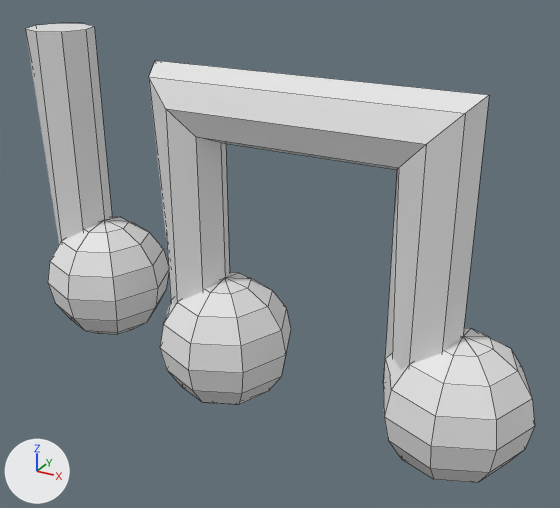
One commit to the FBX model Assets/External Assets/PickupModels/DoubleEighthNote_QuarterNote.fbx: the scene before it, then after it.
Both versions are drawn from a 50 mm camera at (0.865, -1.698, 0.962) aimed at (-0.104, 0.064, 0.081). The lights are fixed; the arrows at lower left show +X, +Y and +Z. Mesh edges are drawn as thin lines. Where no turn or scale is listed for an object, it has been applied to the vertices.
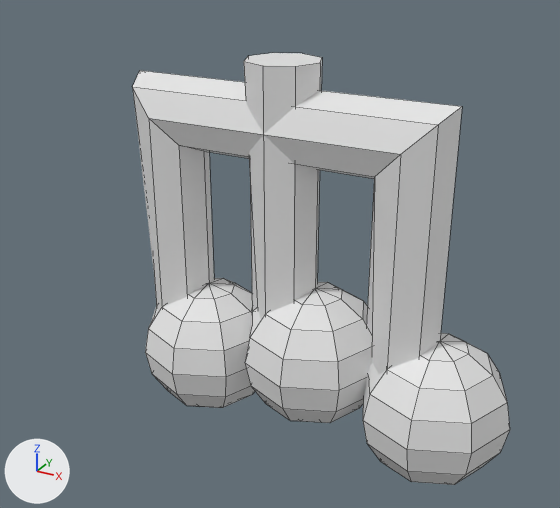
Edits to the bpy script that builds the scene:
```text
Change ob_cylinder:
    ob_cylinder.location: (0.057, -0.001, 0.031) -> (0.0, 0.0, 0.0)
Change ob_cylinder_001:
    ob_cylinder_001.location: (-0.811, 0.092, 0.015) -> (0.0, 0.0, 0.0)
```

Boxes [x1, y1, x2, y2] around the edits, measured in the pictures (560 x 508 px):
'Cylinder', moved: before [149, 61, 535, 482]; after [133, 70, 510, 485]
'Cylinder.001', moved: before [26, 23, 169, 335]; after [244, 53, 372, 423]
